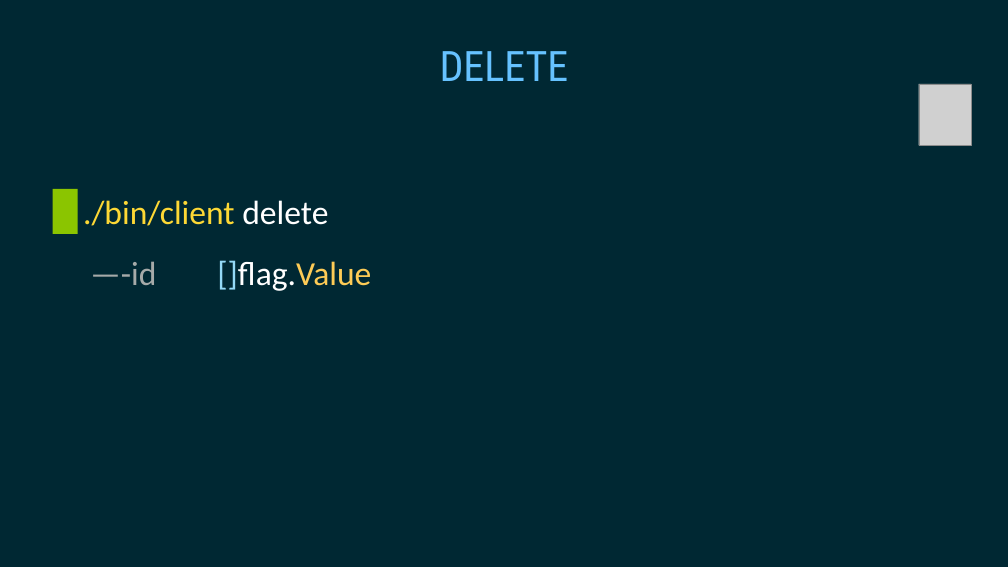
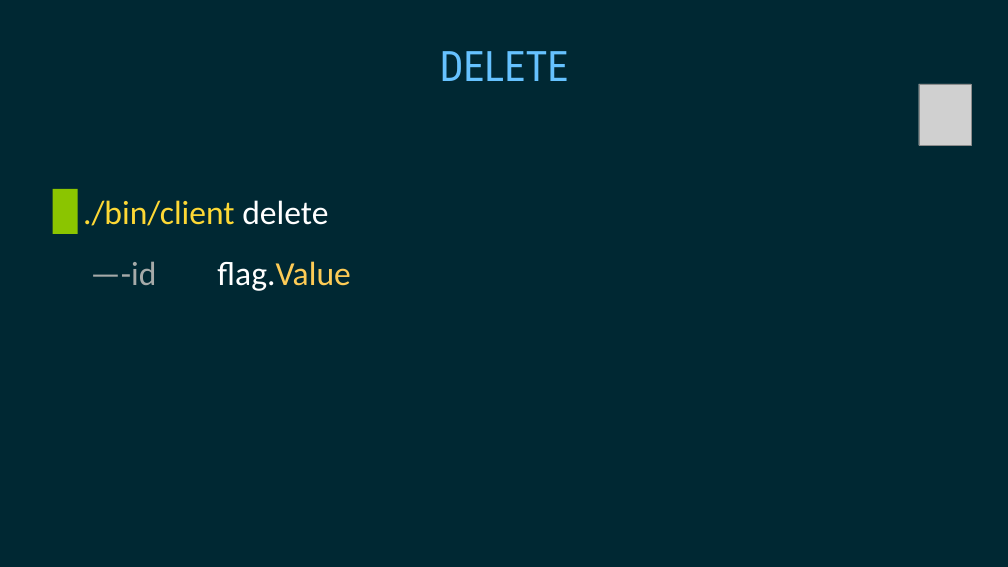
Before and after one commit to gophertuts/reminders-cli, a slide deck: slide 7 of slides/client/Switch.pptx. Drawn at 1008x567 pixels with LibreOffice and Linux fonts; fonts in the diff are those of the drawing; grey boxes stand for pictures. Boxes give left, top, right and bottom in pixels: in the first picture for what was removed or moved away, otherwise in the second. Text is boxed around its words. In the diff, an @@ line names an element or a change of style, - is before the commit and + after.

```diff
--- a/slides/client/Switch.pptx
+++ b/slides/client/Switch.pptx
@@ text at (217, 261, 350, 291): text changed @@
-    []flag.Value
+    flag.Value
```
Also in this commit, not shown: 4 other slides changed, 2 slides added, 2 slides removed, 2 other files.
